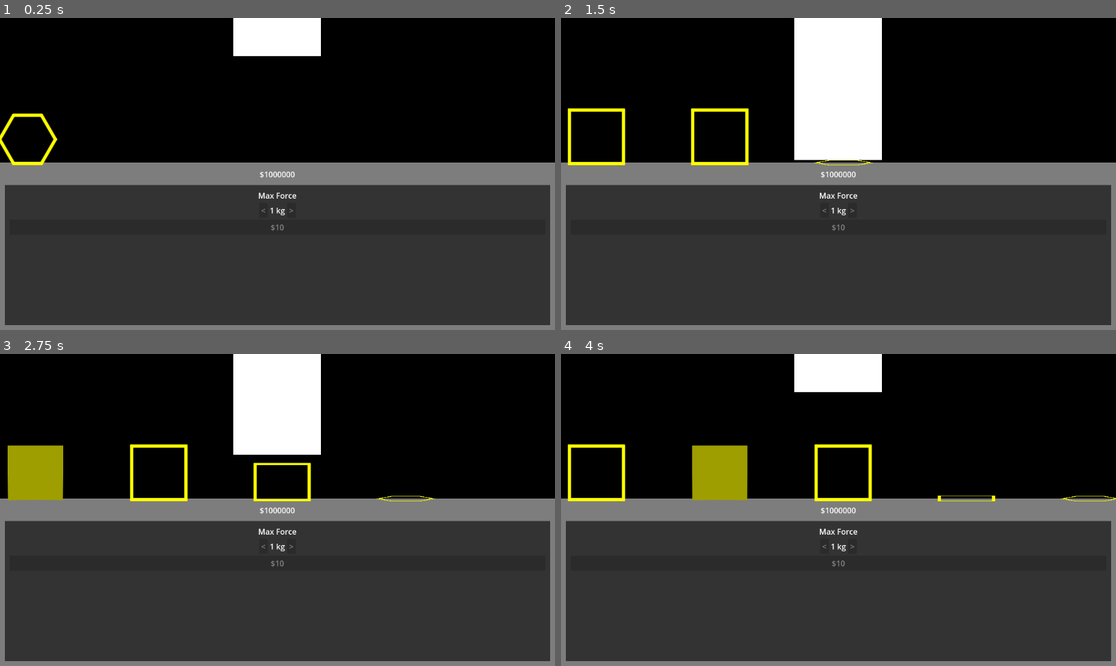
Above: before the commit, frames 1-4 (two rows, left to right).
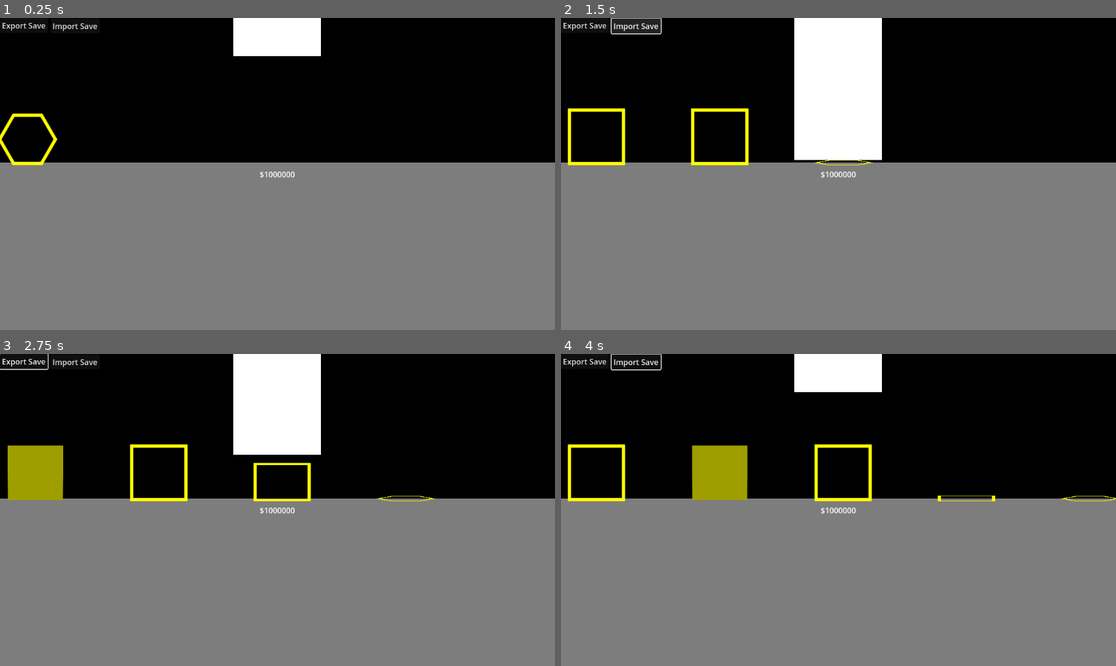
Above: after the commit, the same moments.

Repository: miyo6032/HydraulicPressIncremental
Game: Godot game, scene res://1_main.tscn
Two runs of this game, one before a commit and one after it. Both use one fixed random seed, a clock stepped at 60 frames per second and the inputs below. Before the commit the project has no main scene; this scene is started directly in both runs.
Inputs (mouse positions are in pixels of both pictures, inside the frame that each line leads up to):
- Up to frame 1 (0.25 s): no input
- Up to frame 2 (1.5 s): click (583, 24) at 0.5 s, where only the run after the commit has a clickable "Export Save"; click (638, 27) at 1.25 s, where only the run after the commit has a clickable "Import Save"
- Up to frame 3 (2.75 s): move the mouse to (399, 494) at 2.02 s; hold Up (ui_up) from 2.03 s (still down); tap Tab at 2.1 s; click (399, 494) at 2.17 s
- Up to frame 4 (4 s): release Up (ui_up) at 2.75 s; drag from (727, 525) to (810, 572) at 2.77 s; move the mouse to (894, 441) at 3.52 s; hold Up (ui_up) from 3.53 s (still down); tap Tab at 3.6 s

The runs differ from the first frame. In frame 1, 44% of the frame differs, in the area x 0-100%, y 1-99%; in frame 2, 45%, in the area x 0-100%, y 0-99%; in frame 3, 44%; in frame 4, 44%.
Error after the commit: Attempt to call function 'getFile' in base 'null instance' on a null instance. (res://Main.gd:20)

Commit message:
get save and load export working

Diff:
--- a/1_main.tscn
+++ b/1_main.tscn
@@ -50,3 +50,20 @@
 unique_name_in_owner = true
 layout_mode = 2
 theme_override_constants/separation = 10
+
+[node name="ExportSaveButton" type="Button" parent="Control"]
+layout_mode = 0
+offset_right = 8.0
+offset_bottom = 8.0
+text = "Export Save"
+
+[node name="ImportSaveButton" type="Button" parent="Control"]
+layout_mode = 0
+offset_left = 105.0
+offset_top = 1.0
+offset_right = 207.0
+offset_bottom = 32.0
+text = "Import Save"
+
+[connection signal="pressed" from="Control/ExportSaveButton" to="." method="_on_export_save_button_pressed"]
+[connection signal="pressed" from="Control/ImportSaveButton" to="." method="_on_import_save_button_pressed"]
--- a/Main.gd
+++ b/Main.gd
@@ -9,11 +9,15 @@
 var currency = 0
 var upgrade_instances = []
 
+var file_load_callback = JavaScriptBridge.create_callback(load_file)
+
 func _ready():
     Console.add_command("save", func(path): save_data("user://" + path + ".res"), 1)
     Console.add_command("load", func(path): load_data("user://" + path + ".res"), 1)
     Console.add_command("v", func(v): crushable_removed(float(v)), 1)
     EventBus.crushable_removed.connect(crushable_removed)
+    var window = JavaScriptBridge.get_interface("window")
+    window.getFile(file_load_callback)
     for upgrade in upgrades:
         var upgrade_instance = upgrade_scene.instantiate()
         upgrade_container.add_child(upgrade_instance)
@@ -33,31 +37,63 @@
     EventBus.currency_updated.emit(currency)
 
 func save_data(file_name):
+    var game_data = create_save_file()
+    var error = ResourceSaver.save(game_data, file_name)
+    if error == OK:
+        print("saved to " + file_name)
+    else:
+        print("Error saving graph_data: " + str(error))
+
+func create_save_file():
     var game_data = GameData.new()
     game_data.currency = currency
     for instance in upgrade_instances:
         var data = {}
         instance.save_data(data)
         game_data.upgrade_data.append(data)
-
-    var error = ResourceSaver.save(game_data, file_name)
-    if error == OK:
-        print("saved to " + file_name)
-    else:
-        print("Error saving graph_data: " + str(error))
+    return game_data
 
 func load_data(file_name):
     if ResourceLoader.exists(file_name):
         var game_data = ResourceLoader.load(file_name)
         if game_data is GameData:
-            update_currency(game_data.currency)
-            var i = 0
-            for data in game_data.upgrade_data:
-                upgrade_instances[i].load_data(data)
-                i+=1
+            load_game(game_data)
         else:
             # Error loading data
             pass
     else:
         # File not found
         pass
+
+func load_game(game_data):
+    update_currency(game_data.currency)
+    var i = 0
+    for data in game_data.upgrade_data:
+        upgrade_instances[i].load_data(data)
+        i+=1
+
+const temp_save_file = "user://temp.tres"
+
+func _on_export_save_button_pressed():
+    var file = create_save_file()
+    ResourceSaver.save(file, temp_save_file)
+    download_File(FileAccess.get_file_as_bytes(temp_save_file))
+
+func download_File(file):
+    JavaScriptBridge.download_buffer(file, "save.txt")
+
+func _on_import_save_button_pressed():
+    var window = JavaScriptBridge.get_interface("window")
+    window.input.click()
+
+func load_file(args):
+    print(args)
+    var array = args[0].to_utf8_buffer()
+    if FileAccess.file_exists(temp_save_file):
+        DirAccess.remove_absolute(temp_save_file)
+    var file = FileAccess.open(temp_save_file, FileAccess.WRITE)
+    file.store_buffer(array)
+    file.close()
+    var resource = ResourceLoader.load(temp_save_file)
+    print(resource)
+    load_game(resource)
--- a/project.godot
+++ b/project.godot
@@ -11,6 +11,7 @@
 [application]
 
 config/name="PressIncremental"
+run/main_scene="res://1_main.tscn"
 config/features=PackedStringArray("4.2", "GL Compatibility")
 config/icon="res://icon.svg"
 
Not shown, added: builds/index.apple-touch-icon.png.import
Not shown, added: builds/index.icon.png.import
Not shown, added: builds/index.png.import
Not shown, added: export_presets.cfg
Not shown, added: builds/builds.zip
Not shown, added: builds/index.apple-touch-icon.png
Not shown, added: builds/index.audio.worklet.js
Not shown, added: builds/index.html
Not shown, added: builds/index.icon.png
Not shown, added: builds/index.js
Not shown, added: builds/index.pck
Not shown, added: builds/index.png
(and 2 more such lines)
